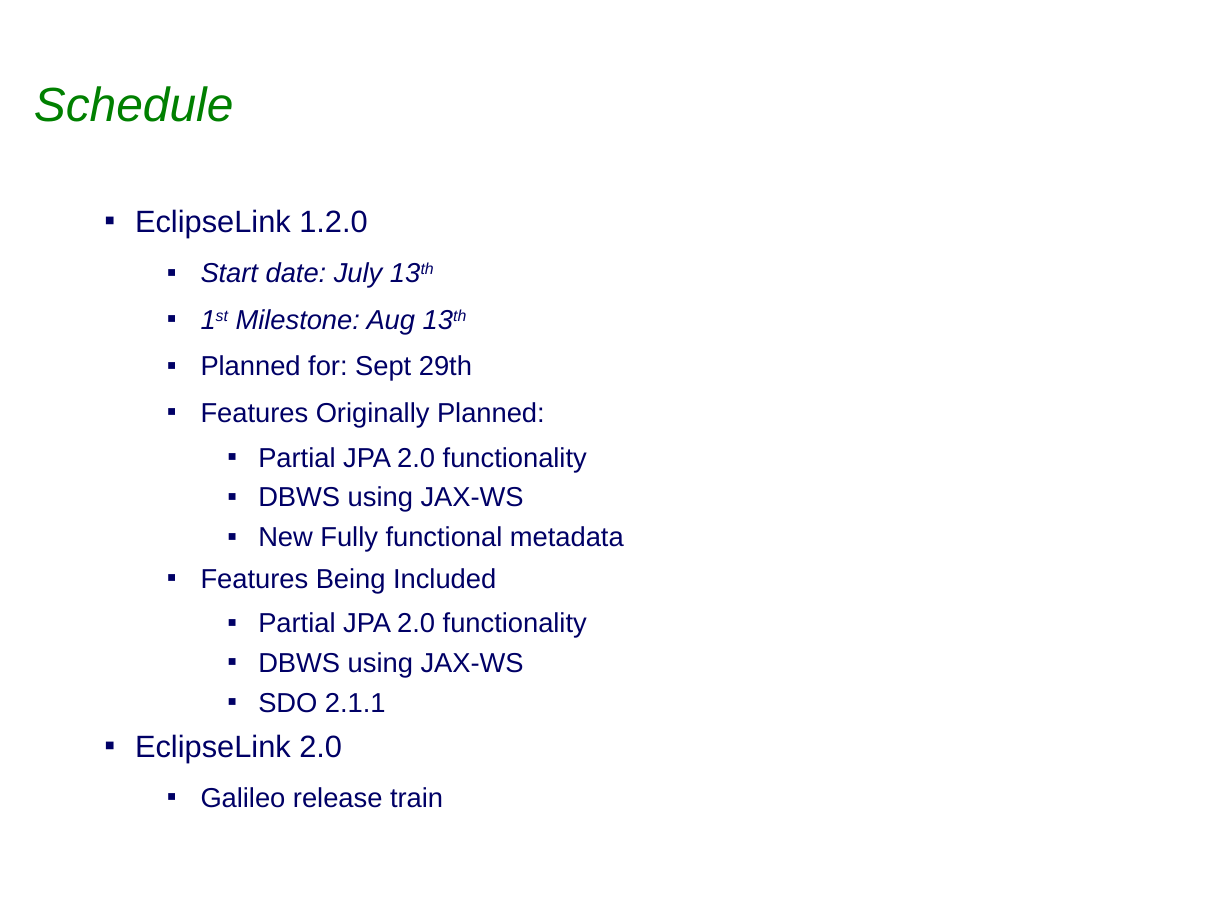
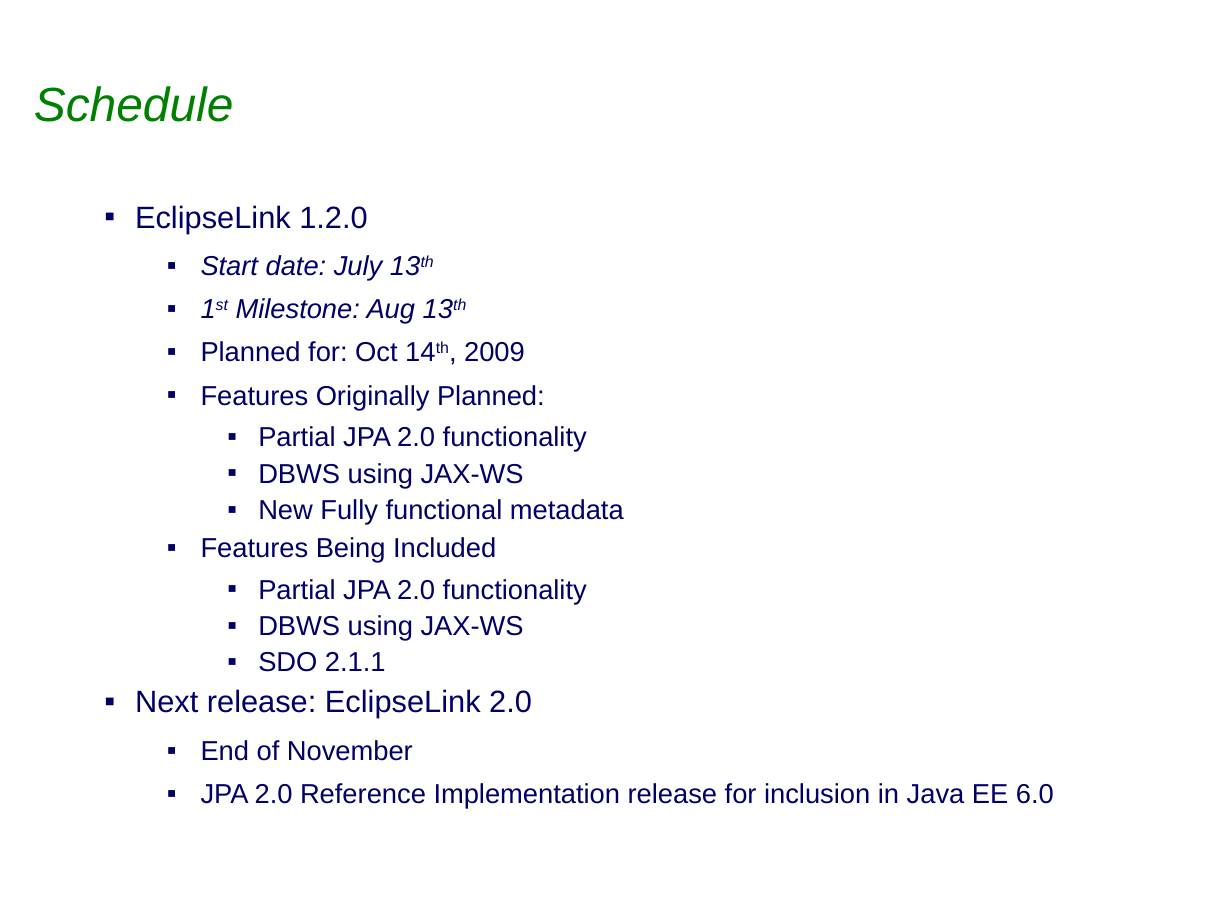
Before and after one commit to eclipse-ee4j/eclipselink, a slide deck: slide 15 of project-admin/Eclipselink_1.2.0_Release_Review.ppt (slide 16 before the commit). Drawn at 1232x924 pixels with LibreOffice and Linux fonts; fonts in the diff are those of the drawing; background and template pictures are left out. Boxes give left, top, right and bottom in pixels: in the first picture for what was removed or moved away, otherwise in the second. Text is boxed around its words. In the diff, an @@ line names an element or a change of style, - is before the commit and + after.

Commit message:
Final draft of release review slides for 1.2.0 and PDF snapshot of IPLog

```diff
--- a/project-admin/Eclipselink_1.2.0_Release_Review.ppt
+++ b/project-admin/Eclipselink_1.2.0_Release_Review.ppt
@@ text at [135,205,624,672]: line spacing 1 to 0.9 @@
@@ text at [201,341,525,362]: text changed @@
-  ▪ Planned for: Sept 29th
+  ▪ Planned for: Oct 14th, 2009
@@ text at [135,689,1054,809]: text changed @@
-▪ EclipseLink 2.0
-  ▪ Galileo release train
+▪ Next release: EclipseLink 2.0
+  ▪ End of November
+  ▪ JPA 2.0 Reference Implementation release for inclusion in Java EE 6.0
```
Also in this commit, not shown: 9 other slides changed, 1 slide removed, 1 other file.
